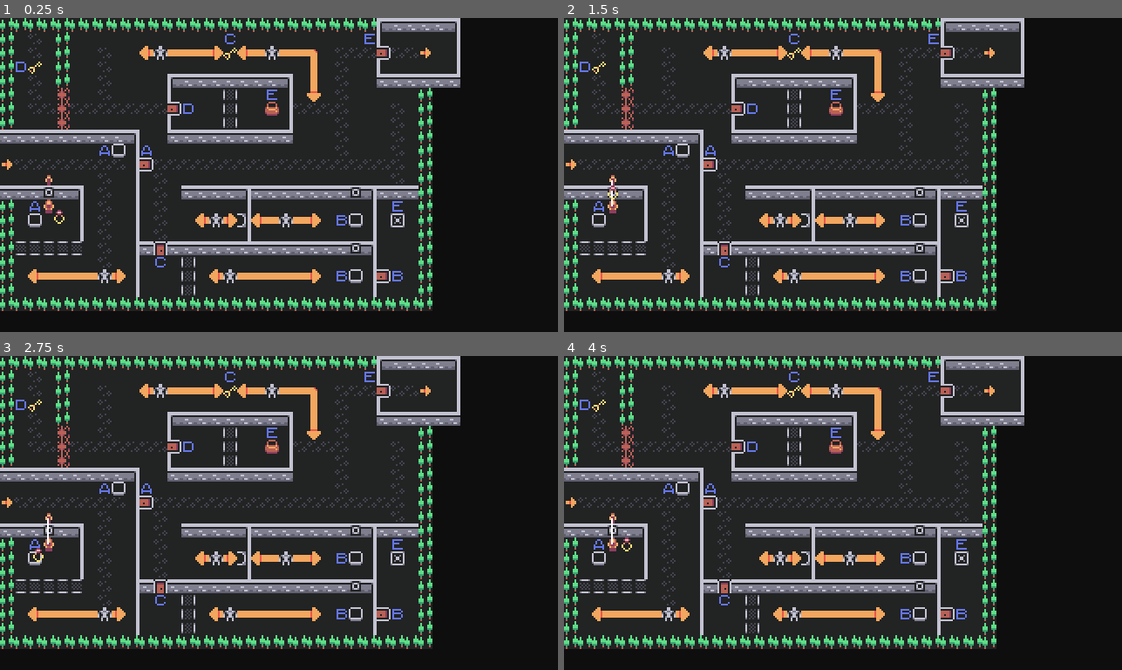
Above: before the commit, frames 1-4 (two rows, left to right).
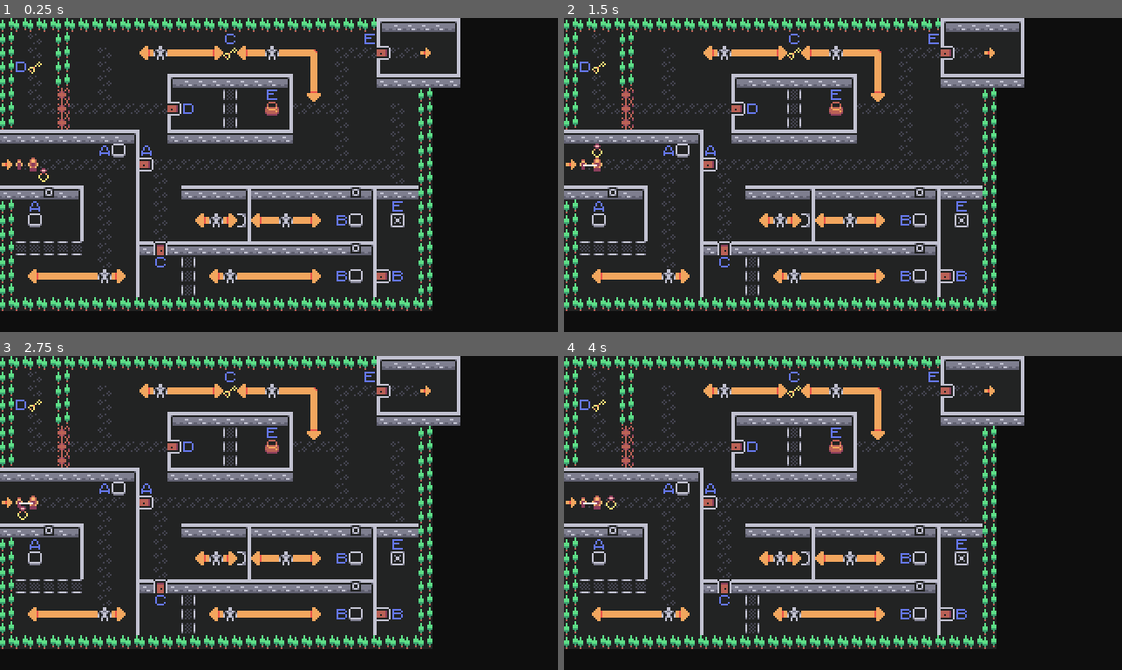
Above: after the commit, the same moments.

Repository: xphere/moonwitches
Game: Godot game, scene res://Game.tscn
Same seed, same stepped clock (60 frames per second), same inputs: the game is played once before the commit and once after it. The project has no main scene, so this scene is started directly.
Inputs:
- Up to frame 1 (0.25 s): no input
- Up to frame 2 (1.5 s): hold Space (pass_scepter) 0.53-1.28 s; tap Enter at 1.25 s; tap Space (pass_scepter) at 1.35 s
- Up to frame 3 (2.75 s): tap Space (pass_scepter) at 2 s; hold Space (pass_scepter) from 2.03 s (still down)
- Up to frame 4 (4 s): release Space (pass_scepter) at 2.78 s; tap Space (pass_scepter) at 2.85 s; hold Space (pass_scepter) from 3.53 s (still down)

The runs differ from the first frame. In frame 1, 0.2% of the frame differs, in the area x 2-12%, y 44-66%; in frame 2, 0.3%; in frame 3, 0.3%, in the area x 2-10%, y 44-66%; in frame 4, 0.3%.

Commit message:
implement follower

Diff:
--- /dev/null
+++ b/FollowMentor.gd
@@ -0,0 +1,16 @@
+extends Node
+
+export(NodePath) var following
+
+
+func get_movement() -> Vector2:
+	if not following:
+		return $Controller.get_movement()
+
+	var destination := (get_node(following) as Node2D).global_position
+	var path : Vector2 = destination - get_parent().global_position
+
+	if path.length_squared() <= 1.0:
+		return Vector2.ZERO
+
+	return Vector2(path.x, 0.0) if abs(path.x) > abs(path.y) else Vector2(0.0, path.y)
--- /dev/null
+++ b/Follower.gd
@@ -0,0 +1,22 @@
+extends Position2D
+
+var distance : float
+var parent_position : Vector2
+
+
+func _ready() -> void:
+	distance = position.length()
+	parent_position = get_parent().global_position
+
+
+func _process(_delta: float) -> void:
+	var new_parent_position = get_parent().global_position
+	if new_parent_position == parent_position:
+		return
+
+	position = lerp(
+		position,
+		(parent_position - new_parent_position).normalized() * distance,
+		0.75 * 60.0 * _delta
+	)
+	parent_position = new_parent_position
--- a/Game.tscn
+++ b/Game.tscn
@@ -1,9 +1,11 @@
-[gd_scene load_steps=18 format=2]
+[gd_scene load_steps=20 format=2]
 
 [ext_resource path="res://prototype.png" type="Texture" id=1]
 [ext_resource path="res://MainCharacter.gd" type="Script" id=2]
 [ext_resource path="res://Controller.gd" type="Script" id=3]
 [ext_resource path="res://Scepter.gd" type="Script" id=4]
+[ext_resource path="res://FollowMentor.gd" type="Script" id=5]
+[ext_resource path="res://Follower.gd" type="Script" id=6]
 
 [sub_resource type="ConvexPolygonShape2D" id=1]
 points = PoolVector2Array( 8, 8, 0, 8, 0, 0, 8, 0 )
@@ -152,7 +154,7 @@
 [node name="Mentor" type="KinematicBody2D" parent="." groups=[
 "protagonist",
 ]]
-position = Vector2( 28, 108 )
+position = Vector2( 19, 84 )
 collision_layer = 2
 script = ExtResource( 2 )
 speed = 48.0
@@ -172,6 +174,10 @@
 action_left = "move_mentor_left"
 action_right = "move_mentor_right"
 
+[node name="Follower" type="Position2D" parent="Mentor"]
+position = Vector2( -8, 0 )
+script = ExtResource( 6 )
+
 [node name="Scepter" type="Node2D" parent="Mentor"]
 z_index = 1024
 script = ExtResource( 4 )
@@ -184,7 +190,7 @@
 [node name="Pupil" type="KinematicBody2D" parent="." groups=[
 "protagonist",
 ]]
-position = Vector2( 28, 93 )
+position = Vector2( 11, 84 )
 collision_layer = 2
 script = ExtResource( 2 )
 
@@ -198,6 +204,10 @@
 shape = SubResource( 9 )
 
 [node name="Controller" type="Node" parent="Pupil"]
+script = ExtResource( 5 )
+following = NodePath("../../Mentor/Follower")
+
+[node name="Controller" type="Node" parent="Pupil/Controller"]
 script = ExtResource( 3 )
 action_up = "move_pupil_up"
 action_down = "move_pupil_down"
